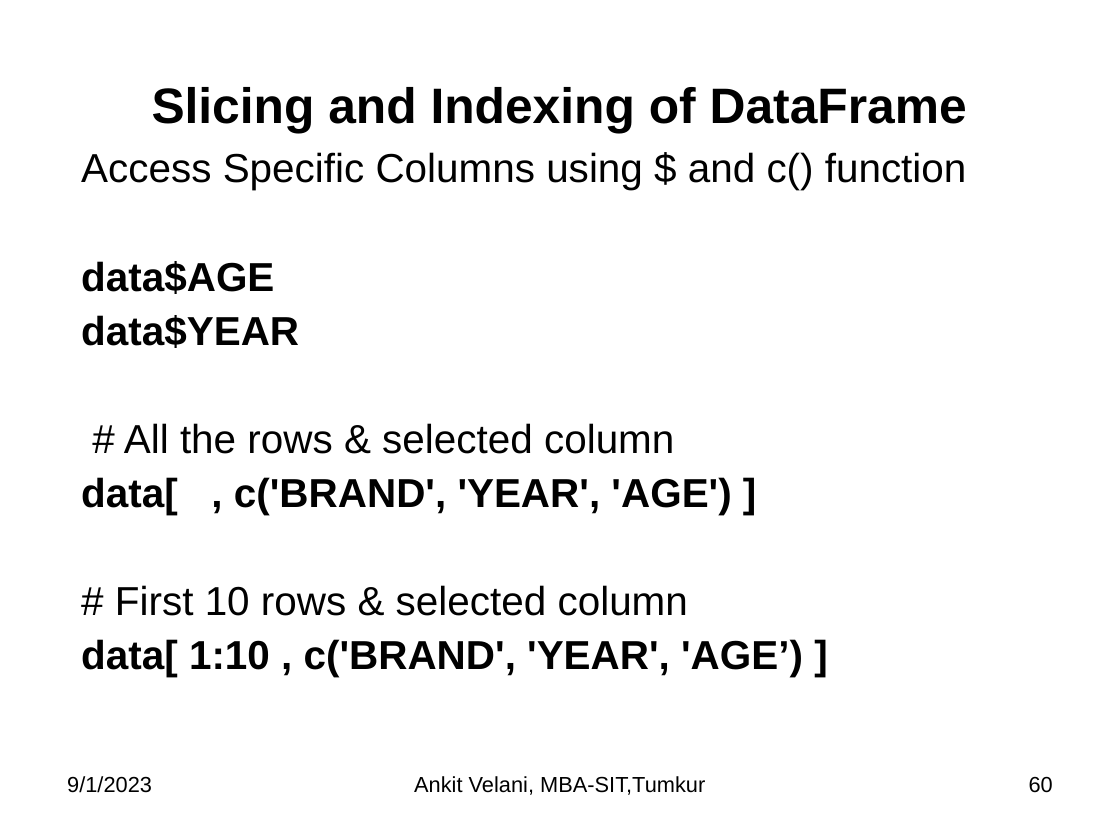
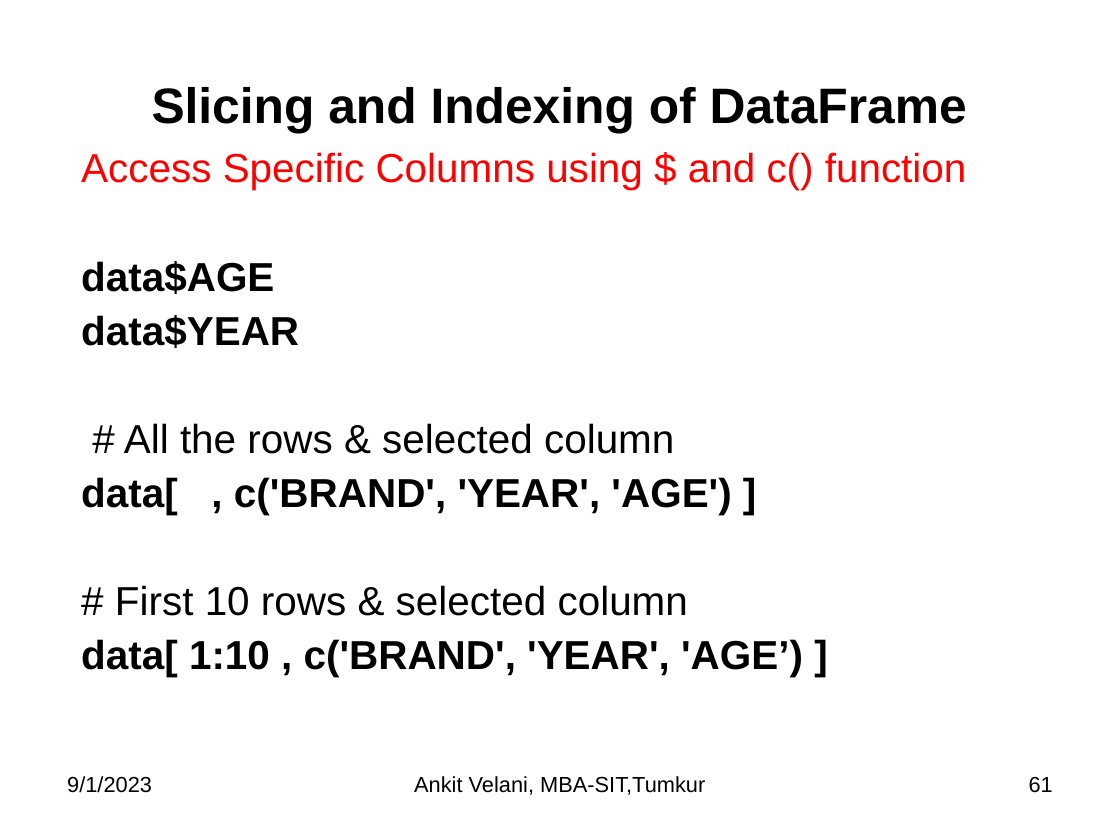
Before and after one commit to sitmbadept/sitmbadept.github.io, a slide deck: slide 61 of 2023/UNIT_3/UNIT-3-R-PART_2.pptx (slide 60 before the commit). Drawn at 1120x840 pixels with LibreOffice and Linux fonts; fonts in the diff are those of the drawing. Boxes give left, top, right and bottom in pixels: in the first picture for what was removed or moved away, otherwise in the second. Text is boxed around its words. In the diff, an @@ line names an element or a change of style, - is before the commit and + after.

```diff
--- a/2023/UNIT_3/UNIT-3-R-PART_2.pptx
+++ b/2023/UNIT_3/UNIT-3-R-PART_2.pptx
@@ text at (81, 152, 967, 190): text colour #000000 to #FF0000 in "Access Specific Columns using $ and c() ..." @@
@@ page number at (1029, 777, 1053, 793): text changed @@
-60
+61
```
Also in this commit, not shown: 6 other slides changed, 1 slide added, 1 other file.
